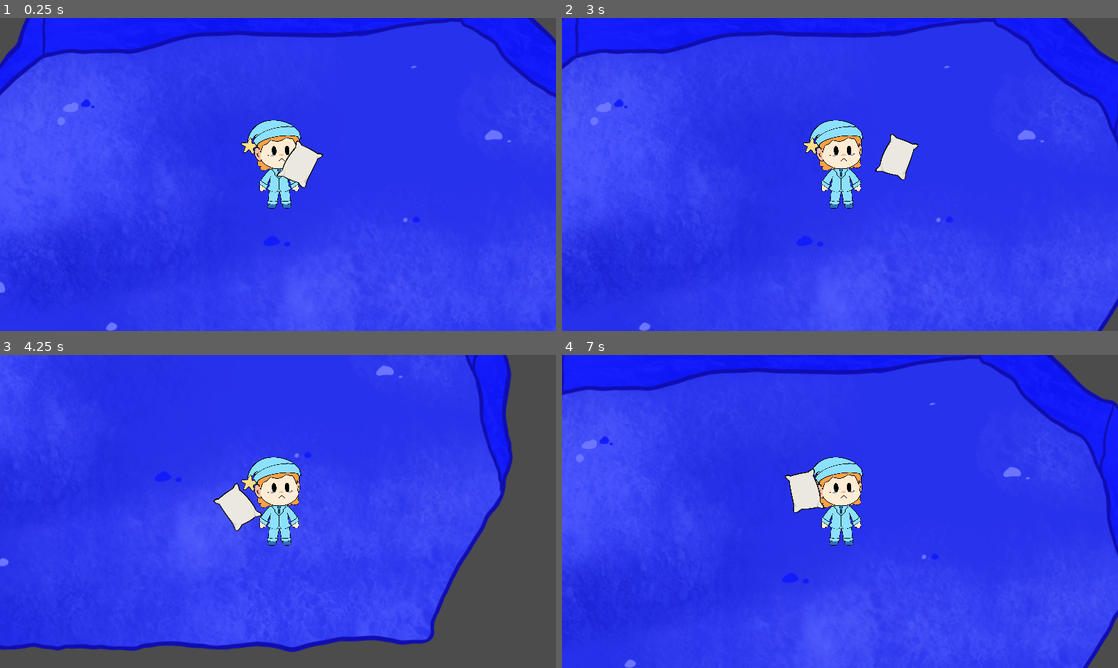
Above: before the commit, frames 1-4 (two rows, left to right).
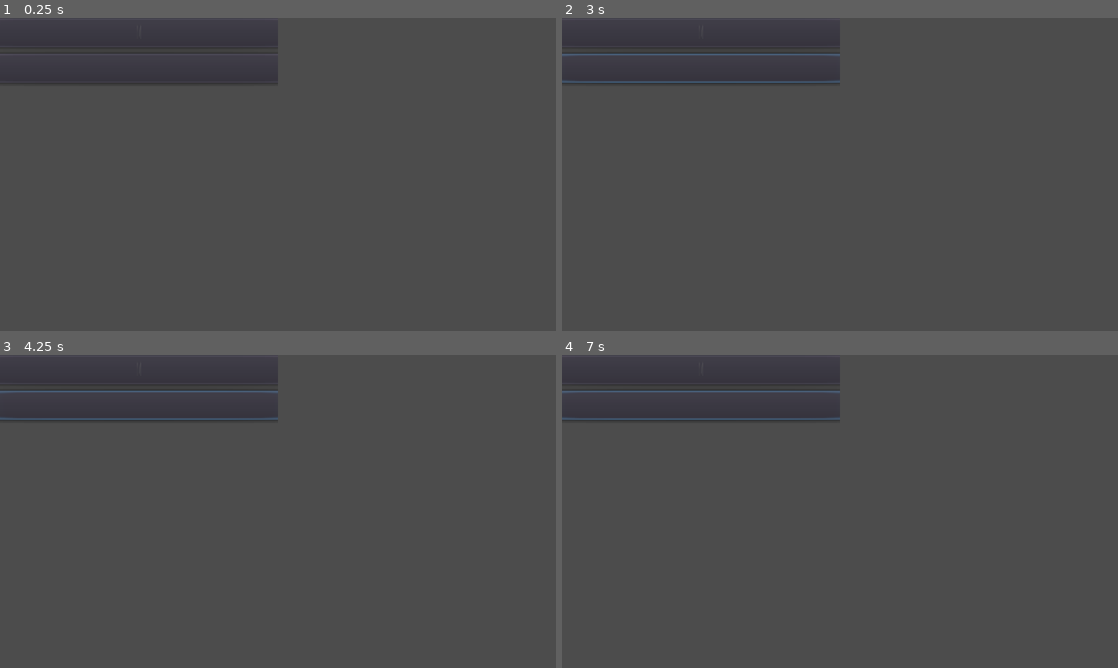
Above: after the commit, the same moments.

Repository: GayFreaks/FiveNightSleep
Game: Godot game, scene res://Main.tscn
Two runs of this game, one before a commit and one after it. Both use one fixed random seed, a clock stepped at 60 frames per second and the inputs below. Before the commit the project starts from res://Levels/Level1.tscn.
Inputs (mouse positions are in pixels of both pictures, inside the frame that each line leads up to):
- Up to frame 1 (0.25 s): no input
- Up to frame 2 (3 s): click (701, 33) at 0.5 s, where only the run after the commit has a clickable "Start"; click (701, 33) at 1.25 s, where only the run after the commit has a clickable "Start"; click (701, 68) at 2.02 s; tap Enter at 2.75 s; move the mouse to (962, 158) at 2.77 s; hold D (Move_Right) from 2.78 s (still down); click (962, 158) at 2.92 s
- Up to frame 3 (4.25 s): move the mouse to (166, 527) at 3.52 s; release D (Move_Right) at 3.53 s; hold S (Move_Down) from 3.53 s (still down)
- Up to frame 4 (7 s): move the mouse to (895, 442) at 4.27 s; release S (Move_Down) at 4.28 s; hold D (Move_Right) 4.28-5.03 s; move the mouse to (812, 574) at 5.02 s; hold W (Move_Up) 5.03-5.78 s; click (812, 574) at 5.17 s; move the mouse to (1006, 558) at 5.77 s; hold A (Move_Left) from 5.78 s (still down); move the mouse to (673, 464) at 6.52 s

The runs differ from the first frame. In frame 1, 99% of the frame differs, in the area x 0-100%, y 0-100%; in frame 2, 99%; in frame 3, 81%; in frame 4, 98%.

Commit message:
Add loading

Diff:
--- /dev/null
+++ b/Loading.tscn
@@ -0,0 +1,22 @@
+[gd_scene load_steps=2 format=2]
+
+[ext_resource path="res://Scripts/Loading.gd" type="Script" id=1]
+
+[node name="Loading" type="CanvasLayer"]
+layer = 10
+script = ExtResource( 1 )
+
+[node name="Control" type="Control" parent="."]
+anchor_right = 1.0
+anchor_bottom = 1.0
+
+[node name="ProgressBar" type="ProgressBar" parent="Control"]
+anchor_left = 0.5
+anchor_top = 0.5
+anchor_right = 0.5
+anchor_bottom = 0.5
+margin_left = -250.0
+margin_top = -50.0
+margin_right = 250.0
+margin_bottom = 50.0
+max_value = 1.0
--- /dev/null
+++ b/Scripts/Loading.gd
@@ -0,0 +1,57 @@
+extends CanvasLayer
+
+var loader
+var wait_frames
+var time_max = 100 # msec
+var current_scene
+
+func _ready():
+	visible = false
+	var root = get_tree().get_root()
+	current_scene = root.get_child(root.get_child_count() -1)
+
+func goto_scene(path): # Game requests to switch to this scene.
+	loader = ResourceLoader.load_interactive(path)
+	if loader == null: # Check for errors.
+		print("No loader?")
+		return
+	set_process(true)
+
+	current_scene.queue_free() # Get rid of the old scene.
+
+	wait_frames = 1
+
+func _process(_time):
+	if loader == null:
+		# no need to process anymore
+		visible = false
+		set_process(false)
+		return
+
+	var t = OS.get_ticks_msec()
+	# Use "time_max" to control for how long we block this thread.
+	while OS.get_ticks_msec() < t + time_max:
+		# Poll your loader.
+		var err = loader.poll()
+
+		if err == ERR_FILE_EOF: # Finished loading.
+			var resource = loader.get_resource()
+			loader = null
+			set_new_scene(resource)
+			break
+		elif err == OK:
+			update_progress()
+		else: # Error during loading.
+			print("Error during loading", err)
+			loader = null
+			break
+
+func update_progress():
+	visible = true
+	var progress = float(loader.get_stage()) / float(loader.get_stage_count())
+	# Update your progress bar?
+	$Control/ProgressBar.value = progress
+
+func set_new_scene(scene_resource):
+	current_scene = scene_resource.instance()
+	get_node("/root").add_child(current_scene)
--- a/Scripts/Main.gd
+++ b/Scripts/Main.gd
@@ -1,5 +1,9 @@
 extends Control
 
+onready var loader = get_node("/root/Loading")
+
 func _ready():
-	# Move to main later
 	Engine.set_target_fps(60)
+
+func _on_Button_pressed():
+	loader.goto_scene("res://Levels/Level1.tscn")
--- a/project.godot
+++ b/project.godot
@@ -33,8 +33,12 @@
 [application]
 
 config/name="Meleetonin"
-run/main_scene="res://Levels/Level1.tscn"
+run/main_scene="res://Main.tscn"
 config/icon="res://icon.png"
+
+[autoload]
+
+Loading="*res://Loading.tscn"
 
 [display]
 
